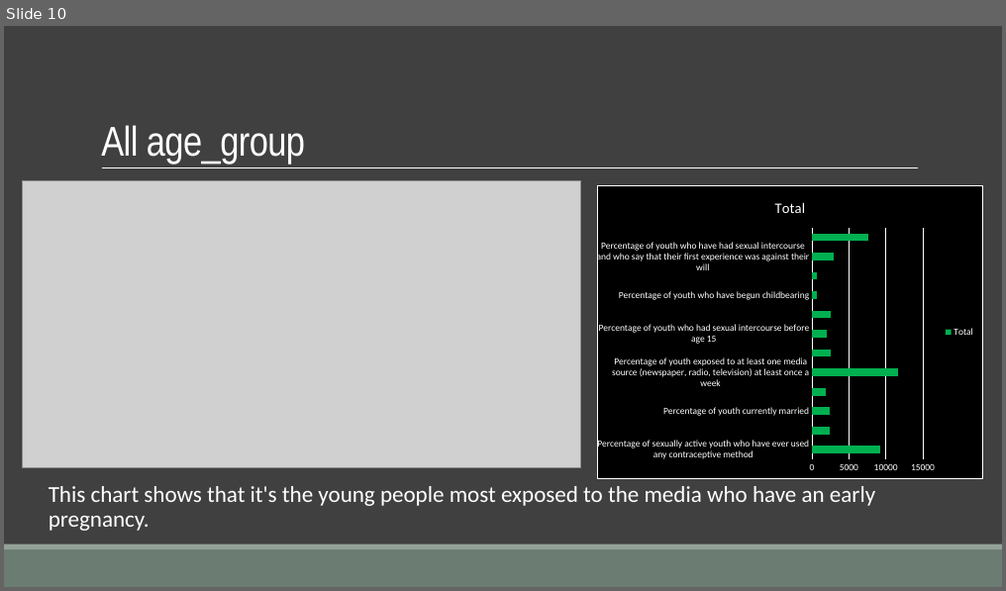
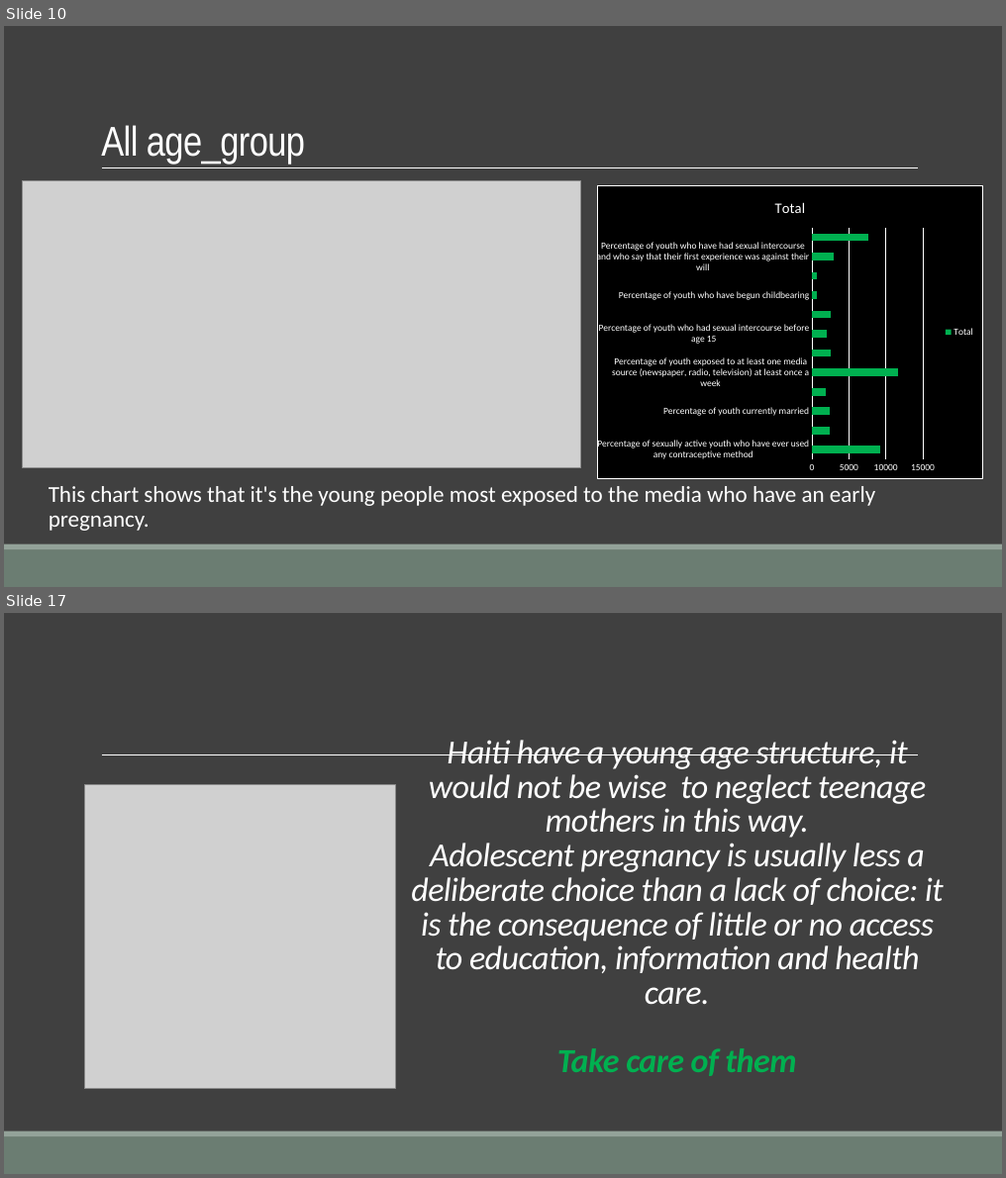
Before and after one commit to Maickery/Child_of_change, a slide deck: Result/Presentation.pptx. Shown one above the other, each under a label of ours: slide 10 before the commit, slides 10 and 17 after it; the slides between them are not shown. The pictures are 1006x591 and 1006x1178 pixels, drawn with LibreOffice and Linux fonts; fonts in the diff are those of the drawing; grey boxes stand for pictures. Boxes give left, top, right and bottom in pixels: in the first picture for what was removed or moved away, otherwise in the second. Text is boxed around its words. In the diff, an @@ line names an element or a change of style, - is before the commit and + after.

```diff
--- a/Result/Presentation.pptx
+++ b/Result/Presentation.pptx
@@ slide 17 added at box(4, 613, 1002, 1174), background #404040; not listed: 3 template elements that a slide beside it also shows @@
@@ title added at box(411, 740, 944, 1076), 32.4 pt, text #FFFFFF, italic @@
+Haiti have a young age structure, it would not be wise to neglect teenage mothers in this way.
+Adolescent pregnancy is usually less a deliberate choice than a lack of choice: it is the consequence of little or no access to education, information and health care.
+Take care of them
@@ picture added at box(84, 784, 395, 1089) @@
```
Also in this commit, not shown: 2 slides changed, 4 other slides added, 2 slides removed, 4 other files.
